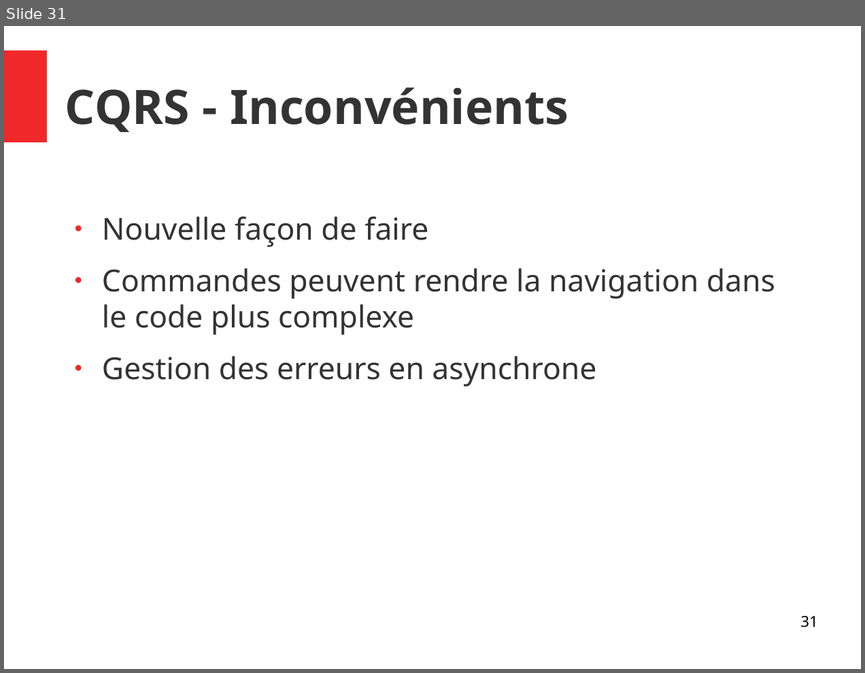
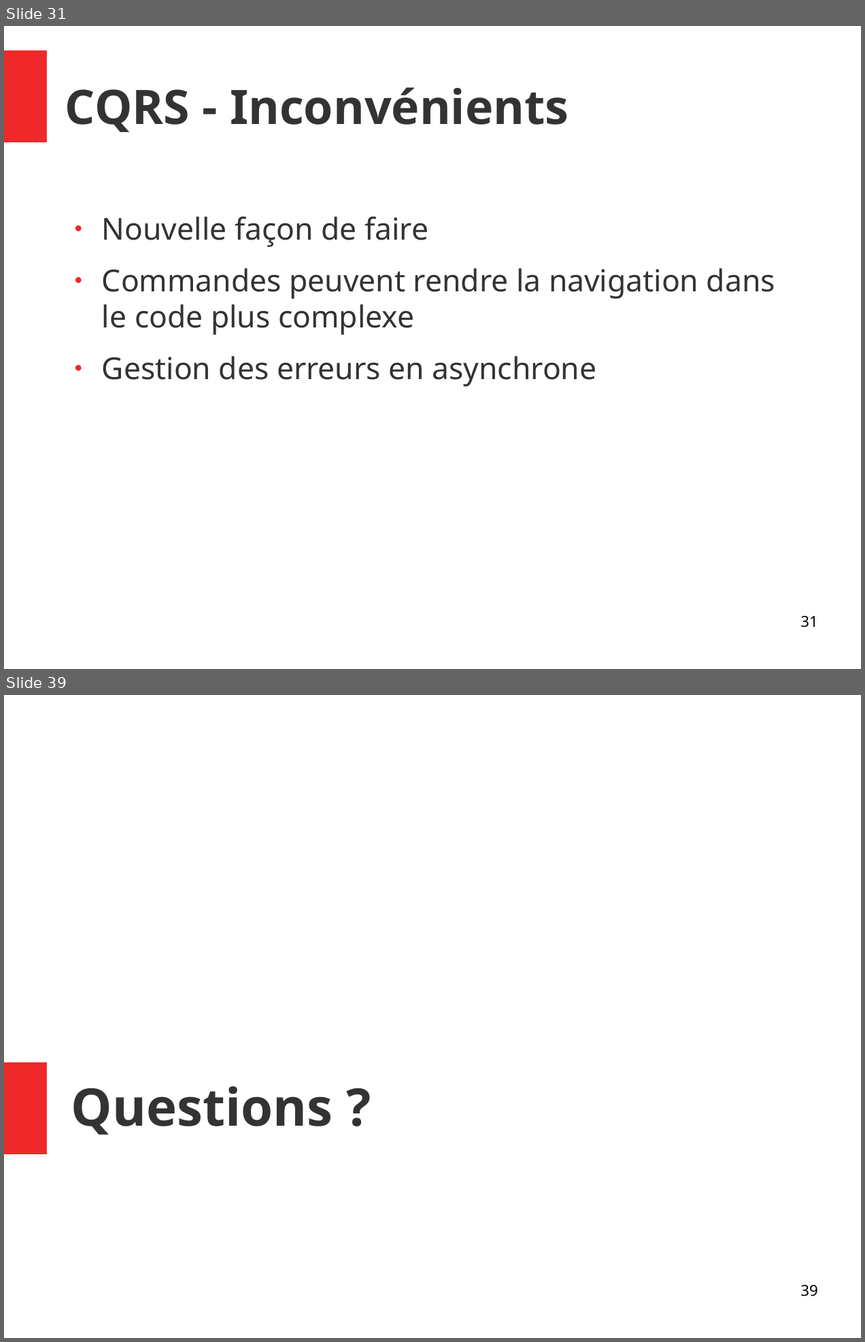
Before and after one commit to vincent4vx/mvp-poc, a slide deck: retrospective.odp. Shown one above the other, each under a label of ours: slide 31 before the commit, slides 31 and 39 after it; the slides between them are not shown. The pictures are 865x673 and 865x1342 pixels, drawn with LibreOffice and Linux fonts; fonts in the diff are those of the drawing. Boxes give left, top, right and bottom in pixels: in the first picture for what was removed or moved away, otherwise in the second. Text is boxed around its words. In the diff, an @@ line names an element or a change of style, - is before the commit and + after.

```diff
--- a/retrospective.odp
+++ b/retrospective.odp
@@ slide 39 added at (x1=4, y1=695, x2=861, y2=1338), background #FFFFFF @@
@@ rectangle added at (x1=4, y1=1062, x2=47, y2=1154), fill #EF2929 @@
@@ title added at (x1=71, y1=1086, x2=333, y2=1134), 48 pt, text #333333, bold @@
+Questions ?
@@ page number added at (x1=800, y1=1285, x2=817, y2=1296), 14 pt, text #000000 @@
+39
```
Also in this commit, not shown: 1 slide changed, 7 other slides added, 11 other files.
